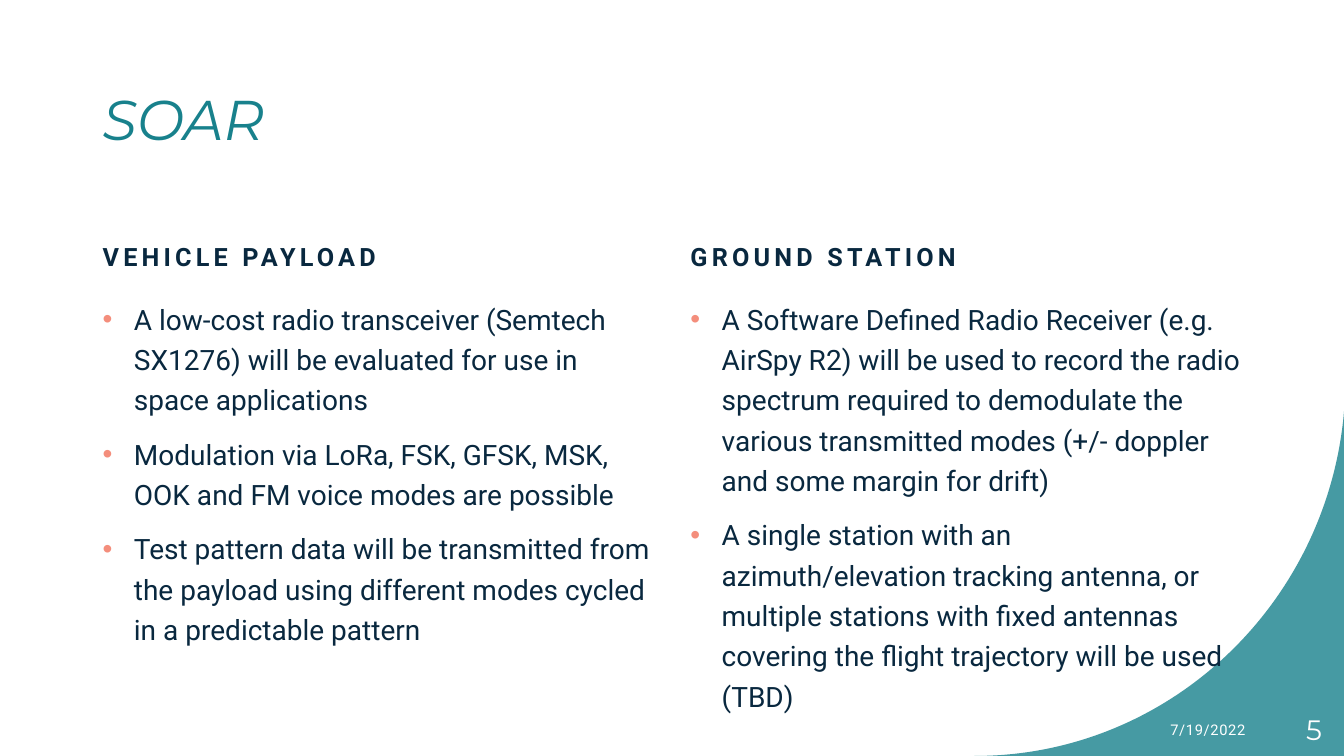
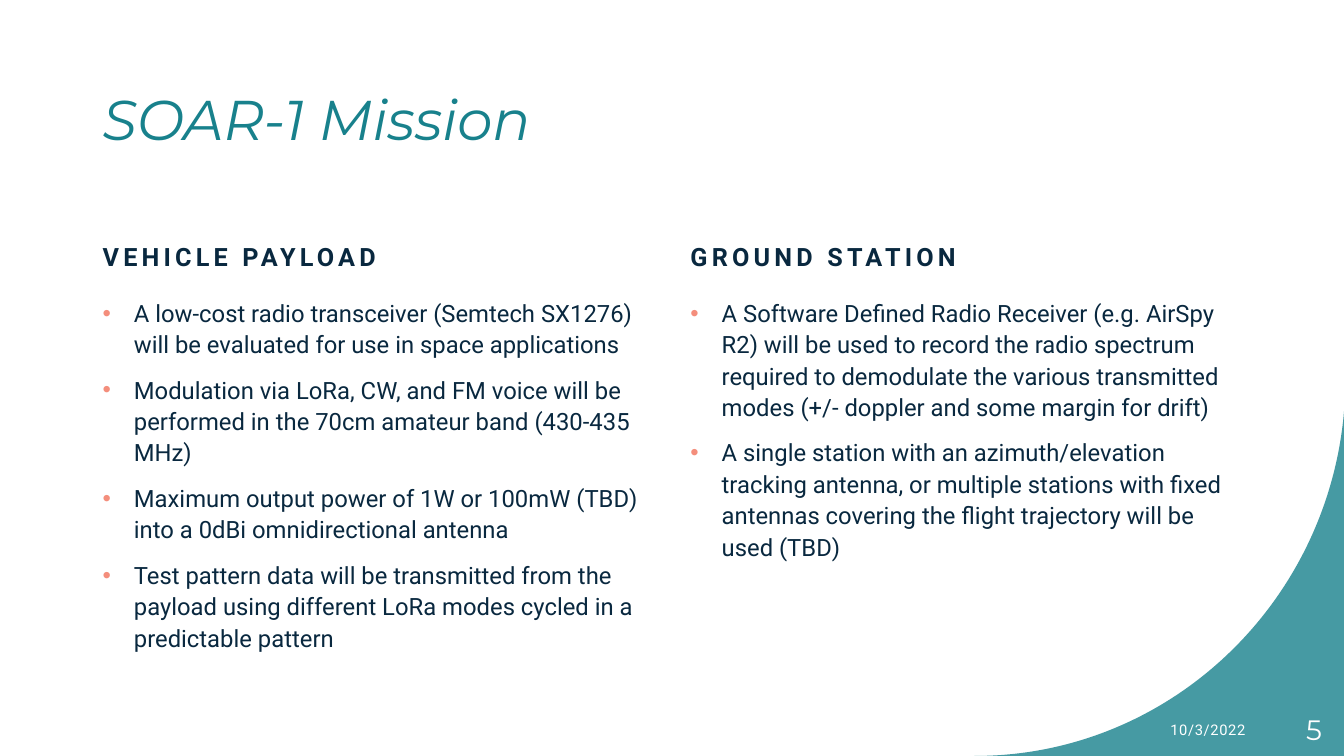
Before and after one commit to robojay/SOAR, a slide deck: slide 5 of Documentation/SOAR_Overview.pptx. Drawn at 1344x756 pixels with LibreOffice and Linux fonts; fonts in the diff are those of the drawing. Boxes give left, top, right and bottom in pixels: in the first picture for what was removed or moved away, otherwise in the second. Text is boxed around its words. In the diff, an @@ line names an element or a change of style, - is before the commit and + after.

Commit message:
Narrowed down modulation modes, included power and antenna info, relabled mission pages to SOAR-1

```diff
--- a/Documentation/SOAR_Overview.pptx
+++ b/Documentation/SOAR_Overview.pptx
@@ title at [103,98,530,141]: text changed @@
-SOAR
+SOAR-1 Mission
@@ text "A Software Defined Radio Receiver ..." at [722,303,1221,561]: size 20 to 17 pt; line spacing 1.2 to 1.1 @@
@@ text at [134,303,632,358]: size 20 to 17 pt in "A low-cost radio transceiver (Semtech SX1276) will ..."; line spacing 1.2 to 1.1 @@
@@ text at [134,381,637,652]: text changed; size 20 to 17 pt @@
-• Modulation via LoRa, FSK, GFSK, MSK, OOK and FM voice modes are possible
-• Test pattern data will be transmitted from the payload using different modes cycled in a predictable pattern
+• Modulation via LoRa, CW, and FM voice will be performed in the 70cm amateur band (430-435 MHz)
+• Maximum output power of 1W or 100mW (TBD) into a 0dBi omnidirectional antenna
+• Test pattern data will be transmitted from the payload using different LoRa modes cycled in a predictable pattern
@@ text at [1170,724,1245,736]: text changed @@
-7/19/2022
+10/3/2022
```
Also in this commit, not shown: 6 other slides changed, 1 other file.
